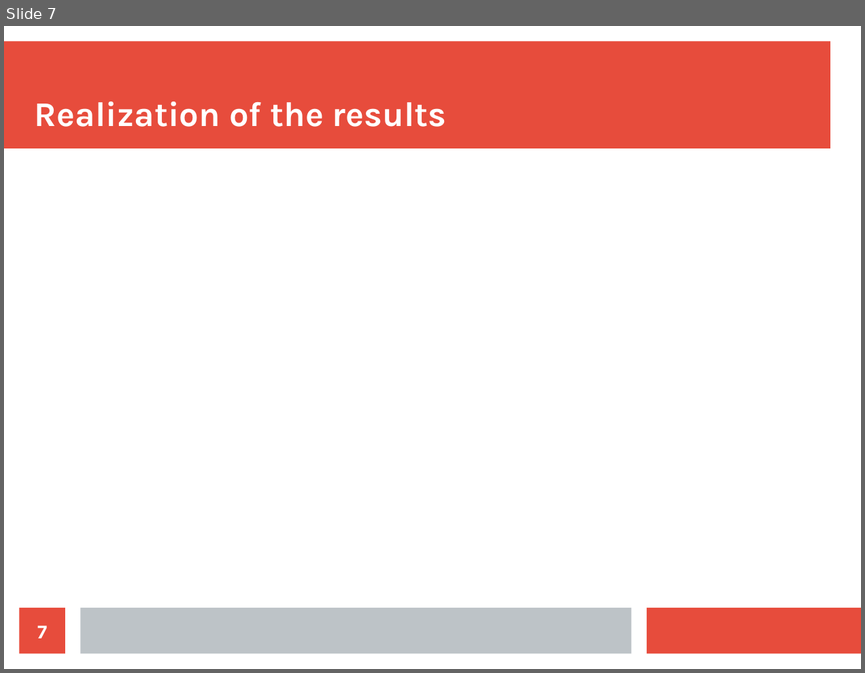
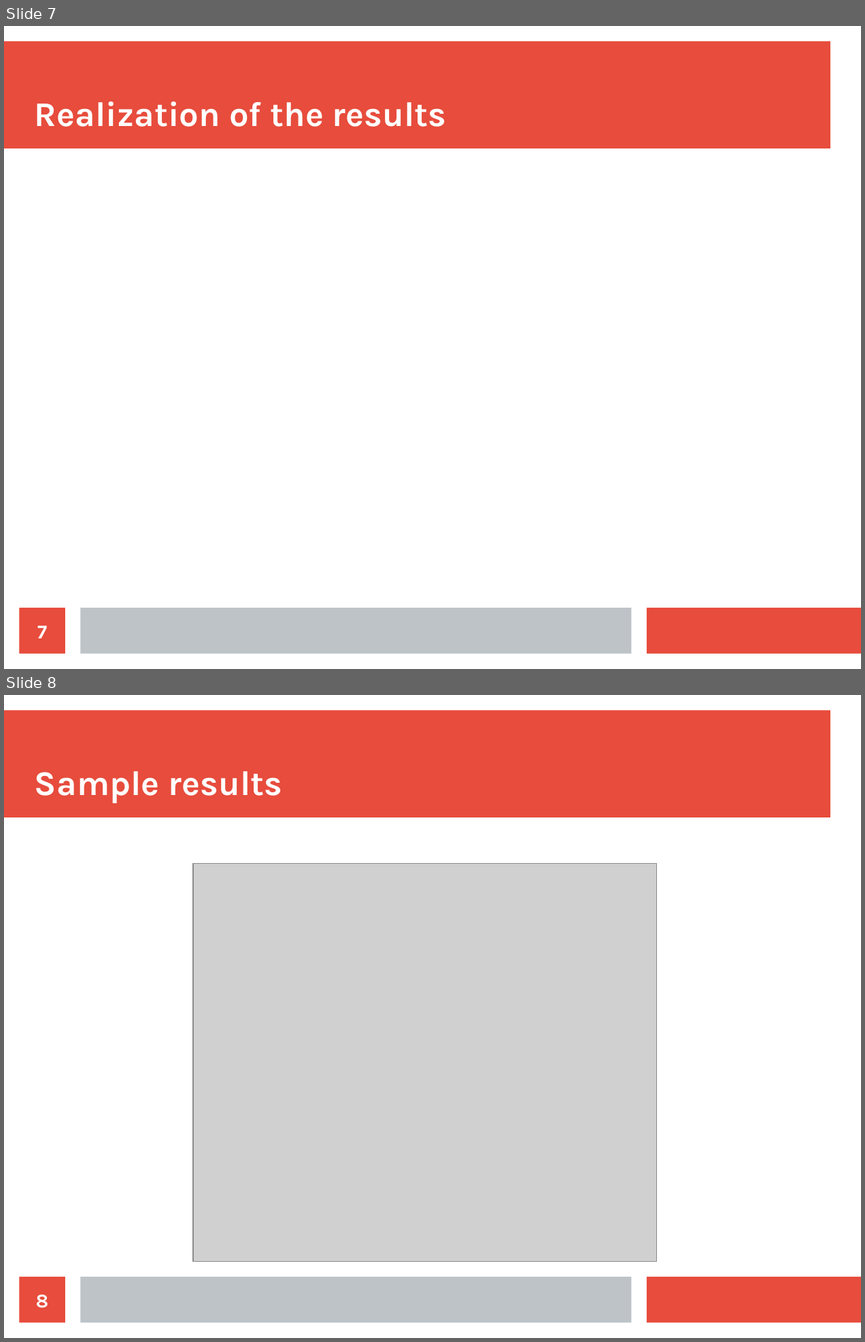
Before and after one commit to alkascaria/7_project4_antidote_benchmarks, a slide deck: Documentation/Master Project.odp. Shown one above the other, each under a label of ours: slide 7 before the commit, slides 7 and 8 after it. The pictures are 865x673 and 865x1342 pixels, drawn with LibreOffice and Linux fonts; fonts in the diff are those of the drawing; grey boxes stand for pictures. Boxes give left, top, right and bottom in pixels: in the first picture for what was removed or moved away, otherwise in the second. Text is boxed around its words. In the diff, an @@ line names an element or a change of style, - is before the commit and + after.

Commit message:
Replace Master Project.odp file with sample results

```diff
--- a/Documentation/Master Project.odp
+++ b/Documentation/Master Project.odp
@@ slide 8 added at (x1=4, y1=695, x2=861, y2=1338), background #FFFFFF; not listed: 3 template elements that a slide beside it also shows @@
@@ title added at (x1=35, y1=771, x2=283, y2=803), 32 pt, text #FFFFFF, bold @@
+Sample results
@@ picture added at (x1=193, y1=864, x2=656, y2=1262) @@
@@ page number added at (x1=20, y1=1276, x2=65, y2=1323), fill #E74C3C, 18 pt, text #FFFFFF, bold @@
+8
```
